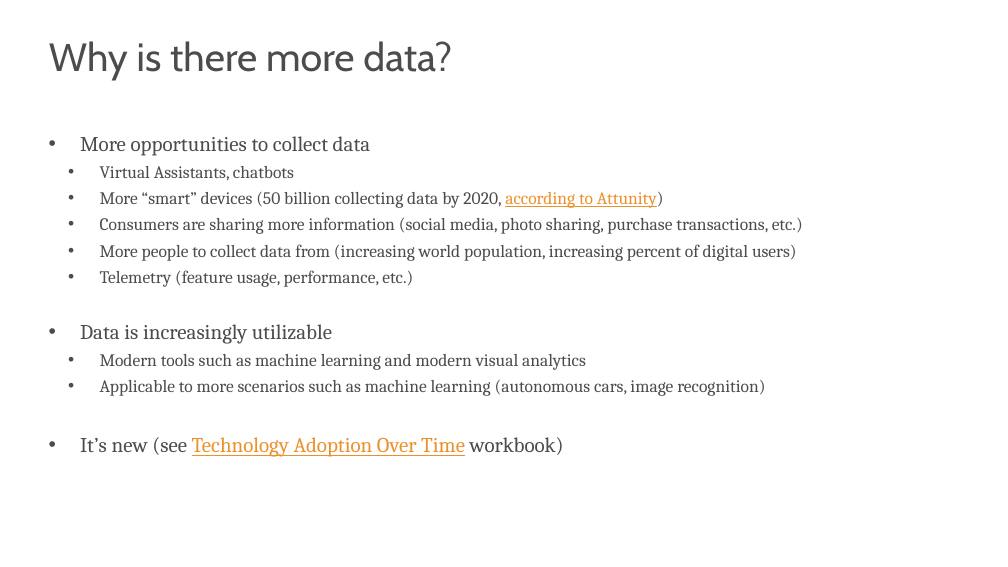
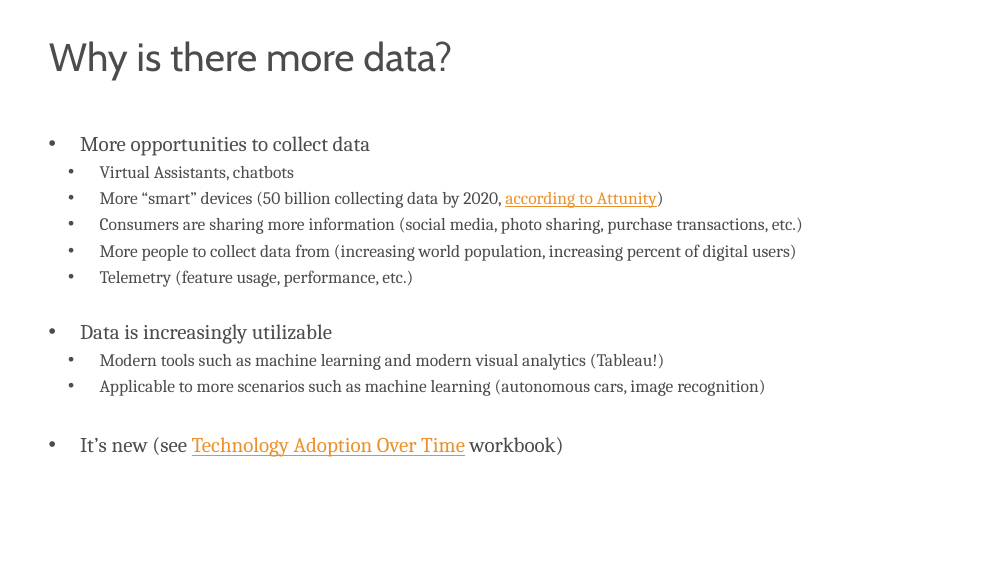
Before and after one commit to spencer-shadley/completed-class, a slide deck: slide 22 of 12-mysql/3-saturday-big-data-mysql/big-data/lecture.pptx. Drawn at 1008x567 pixels with LibreOffice and Linux fonts; fonts in the diff are those of the drawing; background and template pictures are left out. Boxes give left, top, right and bottom in pixels: in the first picture for what was removed or moved away, otherwise in the second. Text is boxed around its words. In the diff, an @@ line names an element or a change of style, - is before the commit and + after.

```diff
--- a/12-mysql/3-saturday-big-data-mysql/big-data/lecture.pptx
+++ b/12-mysql/3-saturday-big-data-mysql/big-data/lecture.pptx
@@ text at [100, 354, 664, 370]: text changed @@
-  • Modern tools such as machine learning and modern visual analytics
+  • Modern tools such as machine learning and modern visual analytics (Tableau!)
```
Also in this commit, not shown: 1 other slide changed, 2 other files.
